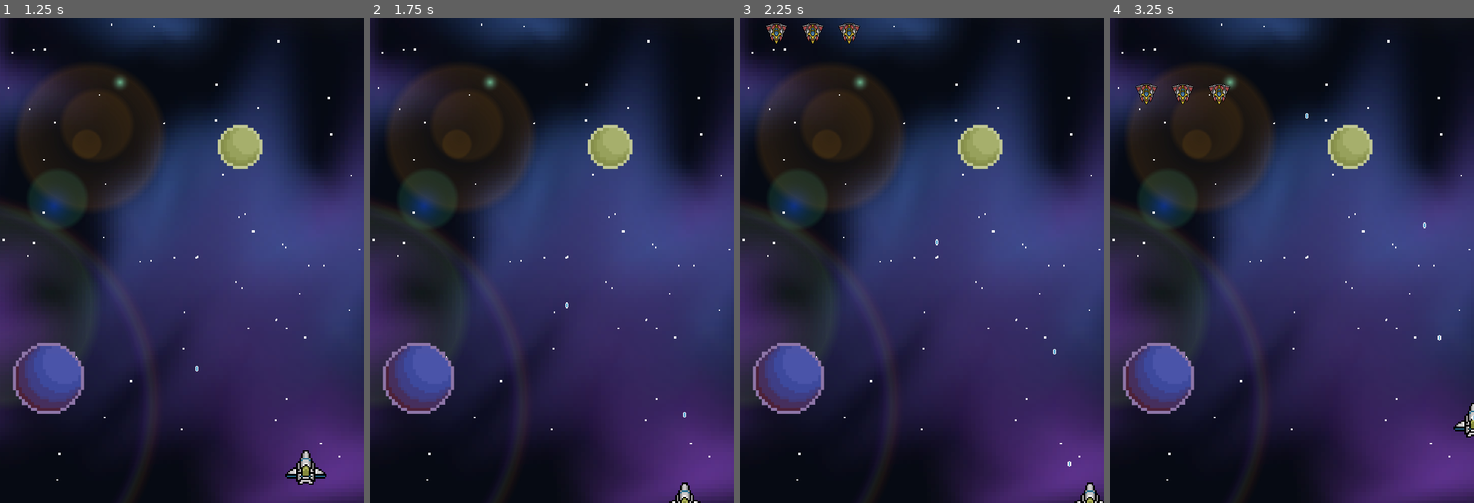
Above: before the commit, frames 1-4 (left to right).
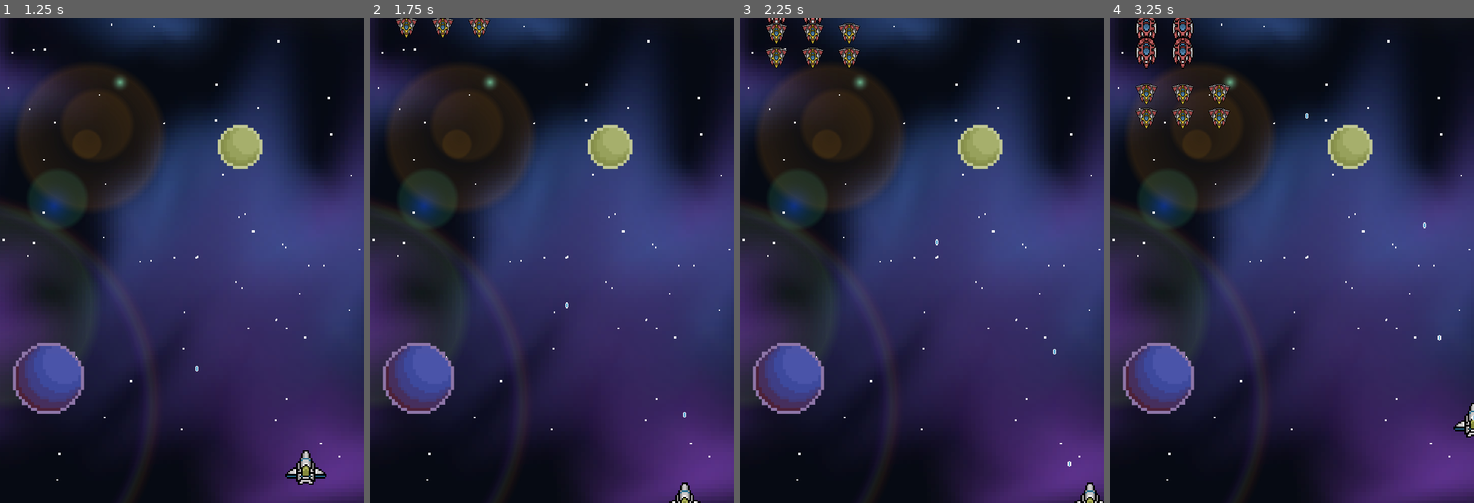
Above: after the commit, the same moments.

Repository: cwilson80/roguelike-bullet-hell
Game: Godot game, scene res://scenes/main.tscn
Two runs of this game, one before a commit and one after it. Both use one fixed random seed, a clock stepped at 60 frames per second and the inputs below. The project has no main scene, so this scene is started directly.
Inputs:
- Up to frame 1 (1.25 s): tap Enter at 0.5 s; hold D (right) from 0.53 s (still down); tap Space (shoot) at 0.6 s
- Up to frame 2 (1.75 s): release D (right) at 1.28 s; hold S (down) from 1.28 s (still down); tap Space (shoot) at 1.35 s
- Up to frame 3 (2.25 s): release S (down) at 2.03 s; hold D (right) from 2.03 s (still down); tap Space (shoot) at 2.1 s
- Up to frame 4 (3.25 s): release D (right) at 2.78 s; hold W (up) from 2.78 s (still down); tap Space (shoot) at 2.85 s

Frame 1 is identical in both runs. In frame 2, 0.4% of the frame differs, in the area x 7-33%, y 0-5%; in frame 3, 0.5%; in frame 4, 1.3%, in the area x 7-33%, y 0-23%.

Commit message:
Cleaned up main
ToDo:
- enemy death animation
- enemy firing
- multiple enemy arrangement

Diff:
--- a/scripts/main.gd
+++ b/scripts/main.gd
@@ -3,37 +3,27 @@
 #Loads enemies to use
 var enemy = preload("res://scenes/enemy_rusher.tscn")
 var enemyMid = preload("res://scenes/enemy_mid_range.tscn")
+var enemyLong = preload("res://scenes/enemy_long_range.tscn")
 var current_level = 1
 var score = 0
 
 func _ready():
 	start()
 
-#testing function for spawning enemies
-func spawning_enemies():
-	for x in range(9):
-		for y in range(3):
-			var e = enemy.instantiate()
-			var pos = Vector2(x * (48 + 24) + 72, -48 * 4 - 48 + y * 48)
-			add_child(e)
-			e.start(pos)
-			e.died.connect(_on_enemy_died)
-			print("spawning")
-	for x in range(3):
-		for y in range(1):
-			var em = enemyMid.instantiate()
-			var pos = Vector2(x * (48 + 24) + 72, -48 * 4 - 48 + y * 48)
-			add_child(em)
-			em.start(pos)
-			em.died.connect(_on_enemy_died)
-			print("spawning")
-
 #sets the current level and increments for the next level
 func start():
 	current_level = levelInfo.level
+	levelInfo.level += 1
 	spawn_enemies()
 
 func spawn_enemies():
+	spawn_rusher()
+	spawn_long()
+	spawn_mid()
+
+#function for spawning rusher enemies
+#spawns in 3 rows ^ of the current level of 4^current level of long range units
+func spawn_rusher():
 	for x in range(pow(4, current_level)):
 		for y in range(pow(3, current_level)):
 			var e = enemy.instantiate()
@@ -41,9 +31,25 @@
 			add_child(e)
 			e.start(pos)
 			e.died.connect(_on_enemy_died)
+
+
+#function for spawning mid range enemies
+#spawns in 2 rows ^ of the current level of 3^current level of long range units
+func spawn_mid():
 	for x in range(pow(3, current_level)):
-		for y in range(pow(1, current_level)):
+		for y in range(pow(2, current_level)):
 			var em = enemyMid.instantiate()
+			var pos = Vector2(x * (48 + 24) + 72, -48 * 4 - 48 + y * 48)
+			add_child(em)
+			em.start(pos)
+			em.died.connect(_on_enemy_died)
+
+#function for spawning long range enemies
+#spawns in 2 rows ^ of the current level of 2^current level of long range units
+func spawn_long():
+	for x in range(pow(2, current_level)):
+		for y in range(pow(2, current_level)):
+			var em = enemyLong.instantiate()
 			var pos = Vector2(x * (48 + 24) + 72, -48 * 4 - 48 + y * 48)
 			add_child(em)
 			em.start(pos)
